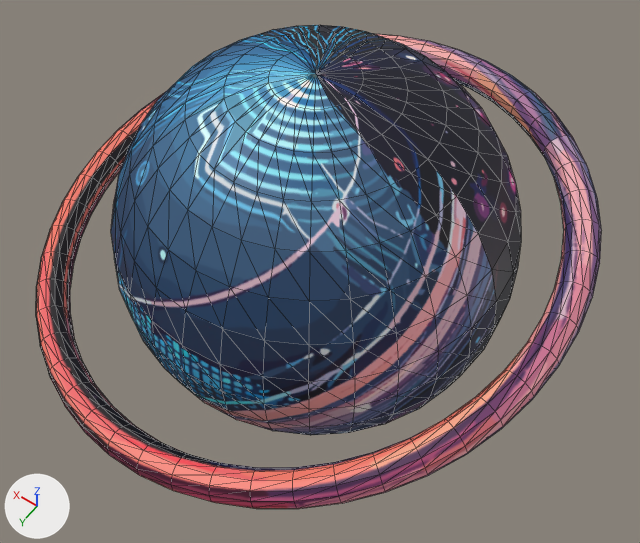
The glTF model public/HeroPlanet.gltf: old version first, new version second.
Both versions are drawn from a 50 mm camera at (-1.69, 2.34, 3.38) aimed at (-0.1, 0.12, -0.12). Every picture has the same lights, and +X, +Y and +Z are marked at lower left. Mesh edges are drawn as thin lines. Vertices at the same position are counted once.
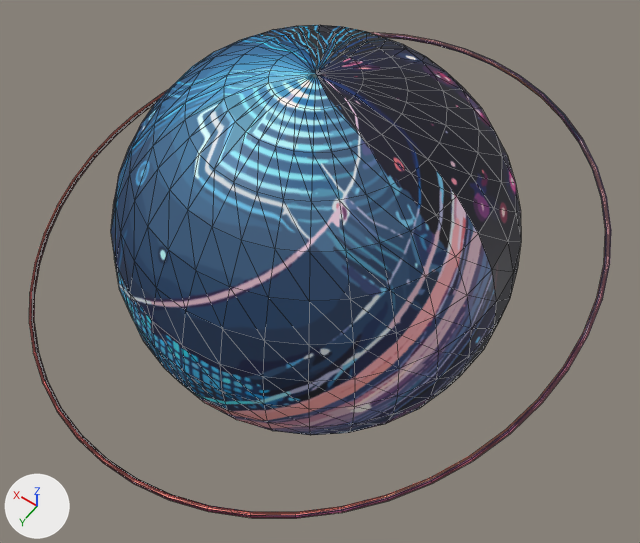
Commit message: Had planet autorotate + improved model

Where the change shows, as pixel boxes [x1, y1, x2, y2] in the pictures (640 x 543 px):
'Torus', reshaped, rescaled
    before: [36, 34, 602, 509]
    after: [29, 33, 611, 518]

Patch to the scene script:
```diff
--- a/public/HeroPlanet.gltf.py
+++ b/public/HeroPlanet.gltf.py
@@ me_torus @@
 # used by ob_torus; location = (0.048, 0.034, 0.0); rotation_euler = (0.0, 0.209, 0.863), in degrees (0, 12, 49); scale = (1.33, 1.33, 1.33)
-me_torus.from_pydata(...)  # 576 vertices, 1152 faces; spans x -1.06..1.06, y -1.06..1.06, z -0.06..0.06
+me_torus.from_pydata(...)  # 576 vertices, 1152 faces; spans x -1.01..1.01, y -1.01..1.01, z -0.01..0.01
+# me_torus part 1: 576 of 576 vertices moved; they spanned x -1.06..1.06, y -1.06..1.06, z -0.06..0.06 and now span x -1.01..1.01, y -1.01..1.01, z -0.01..0.01; mean shift (0.0, 0.0, 0.0); largest move (-1.0, 0.0, 0.06) -> (-1.0, 0.0, 0.01)
 me_torus.materials.append(mat_material_001)
@@ ob_torus @@
 ob_torus.rotation_euler = (0.0, 0.209, 0.863)  # degrees (0, 12, 49)
-ob_torus.scale = (1.33, 1.33, 1.33)
+ob_torus.scale = (1.44, 1.44, 1.44)
```
